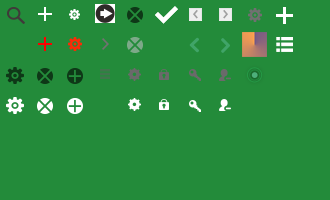
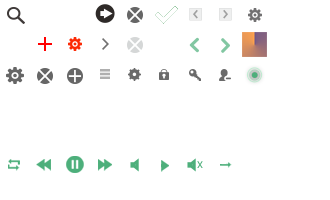
Revision of a layered w=330, h=200 image; what changed, layer by layer:
added layer "Volume Icon - Min 拷贝" above "图层 22" over [left=130, top=158, right=139, bottom=172]
added layer "图层 22" above "next icon 拷贝" over [left=161, top=160, right=169, bottom=172]
added layer "next icon 拷贝" above "pause icon 拷贝" over [left=98, top=159, right=112, bottom=171]
added layer "pause icon 拷贝" above "prev icon 拷贝" over [left=66, top=156, right=84, bottom=173]
added layer "prev icon 拷贝" above "repet icon 拷贝 副本" over [left=36, top=159, right=51, bottom=171]
added layer "repet icon 拷贝 副本" above "repet icon 拷贝" over [left=220, top=162, right=232, bottom=168]
added layer "repet icon 拷贝" above "Volume Icon - Min 副本 2" over [left=8, top=159, right=20, bottom=171]
added layer "Volume Icon - Min 副本 2" above "Volume Icon - Min 副本" over [left=187, top=158, right=196, bottom=172]
added layer "Volume Icon - Min 副本" above "Volume Icon - Min" over [left=187, top=128, right=196, bottom=142]
added layer "Volume Icon - Min" above "图层 21" over [left=130, top=128, right=139, bottom=142]
added layer "图层 21" above "next icon" over [left=161, top=130, right=169, bottom=142]
added layer "next icon" above "pause icon" over [left=98, top=129, right=112, bottom=141]
added layer "pause icon" above "prev icon" over [left=66, top=126, right=84, bottom=143]
added layer "prev icon" above "repet icon 副本" over [left=36, top=129, right=51, bottom=141]
added layer "repet icon 副本" above "repet icon" over [left=220, top=131, right=232, bottom=138]
added layer "repet icon" above "point play" over [left=8, top=129, right=20, bottom=141]
added layer "图层 23 副本" above "图层 23" over [left=197, top=161, right=203, bottom=168]
added layer "图层 23" above "图层 0" over [left=197, top=131, right=203, bottom=138]
hid "图层 0" over [left=0, top=0, right=330, bottom=200]
